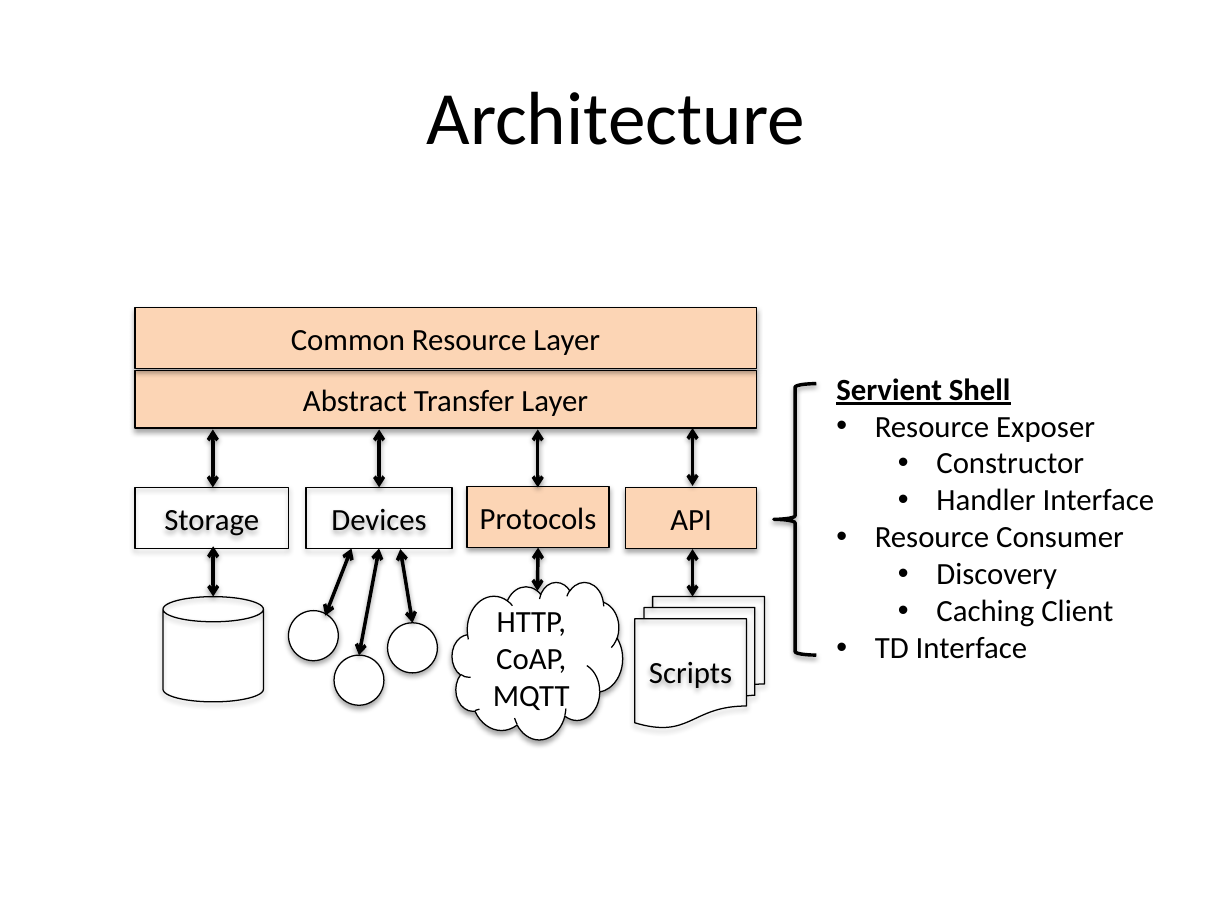
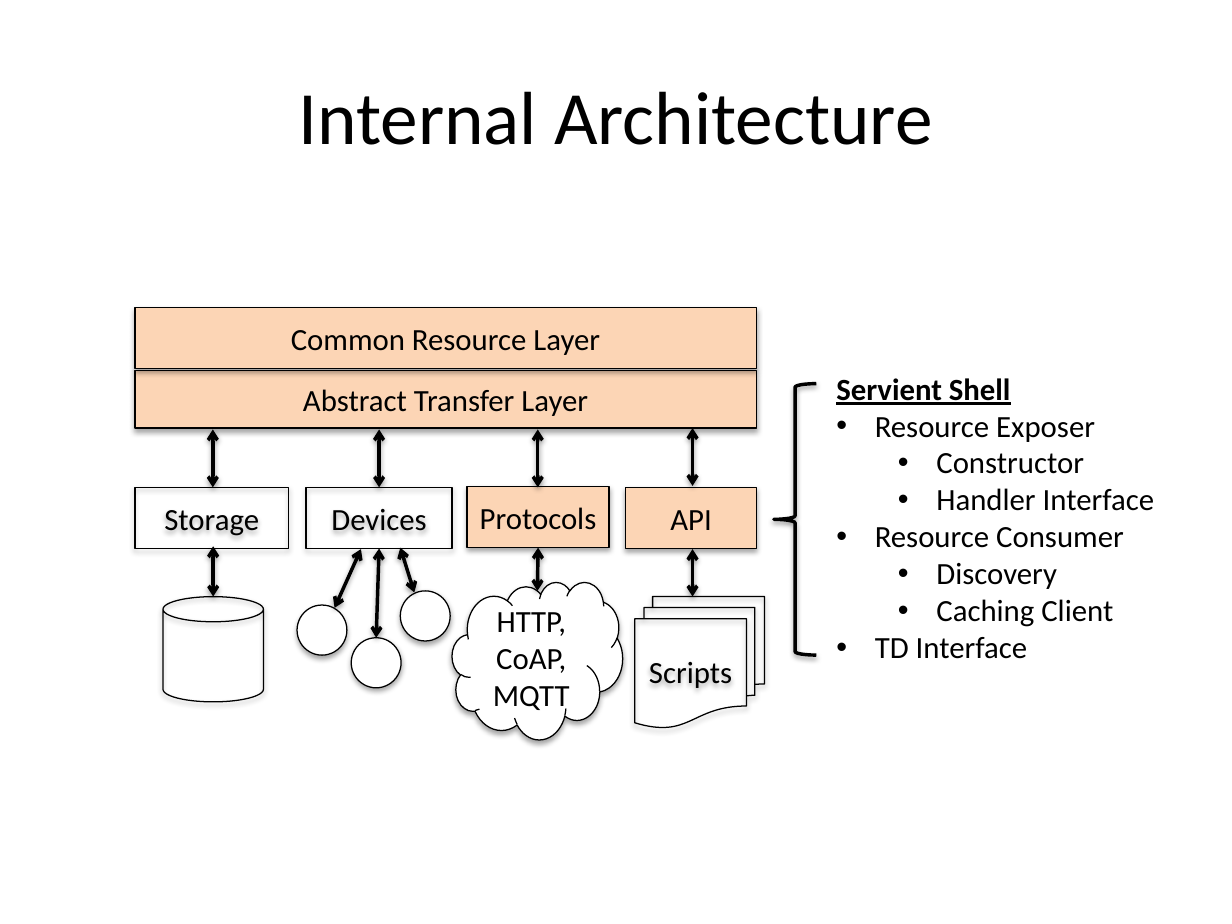
Before and after one commit to hyperstate/hyperstate-docs, a slide deck: slide 9 of wot-11may16.pptx. Drawn at 1232x924 pixels with LibreOffice and Linux fonts; fonts in the diff are those of the drawing. Boxes give left, top, right and bottom in pixels: in the first picture for what was removed or moved away, otherwise in the second. Text is boxed around its words. In the diff, an @@ line names an element or a change of style, - is before the commit and + after.

Commit message:
add examples
Added architecture examples

```diff
--- a/wot-11may16.pptx
+++ b/wot-11may16.pptx
@@ title at [298, 91, 932, 145]: text changed @@
-Architecture
+Internal Architecture
@@ double arrow moved from (351, 548) - (325, 616) to (361, 549) - (335, 607) @@
@@ double arrow moved from (379, 548) - (359, 655) to (379, 548) - (376, 638) @@
@@ double arrow moved from (400, 549) - (413, 623) to (400, 548) - (414, 593) @@
@@ ellipse: place and size @@
-ellipse at [388, 623, 437, 674]
+ellipse at [400, 591, 450, 642]
@@ ellipse: place and size @@
-ellipse at [288, 611, 338, 662]
+ellipse at [297, 605, 346, 655]
@@ ellipse: place and size @@
-ellipse at [334, 655, 383, 706]
+ellipse at [351, 638, 400, 689]
```
Also in this commit, not shown: 3 slides added, 1 other file.
